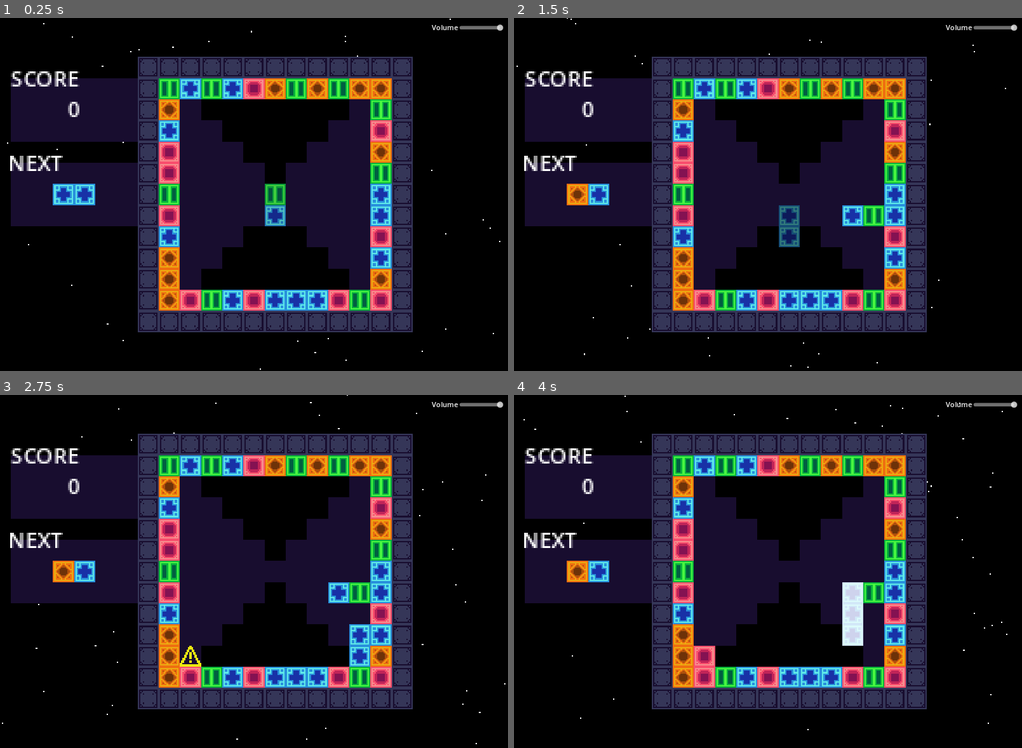
Above: before the commit, frames 1-4 (two rows, left to right).
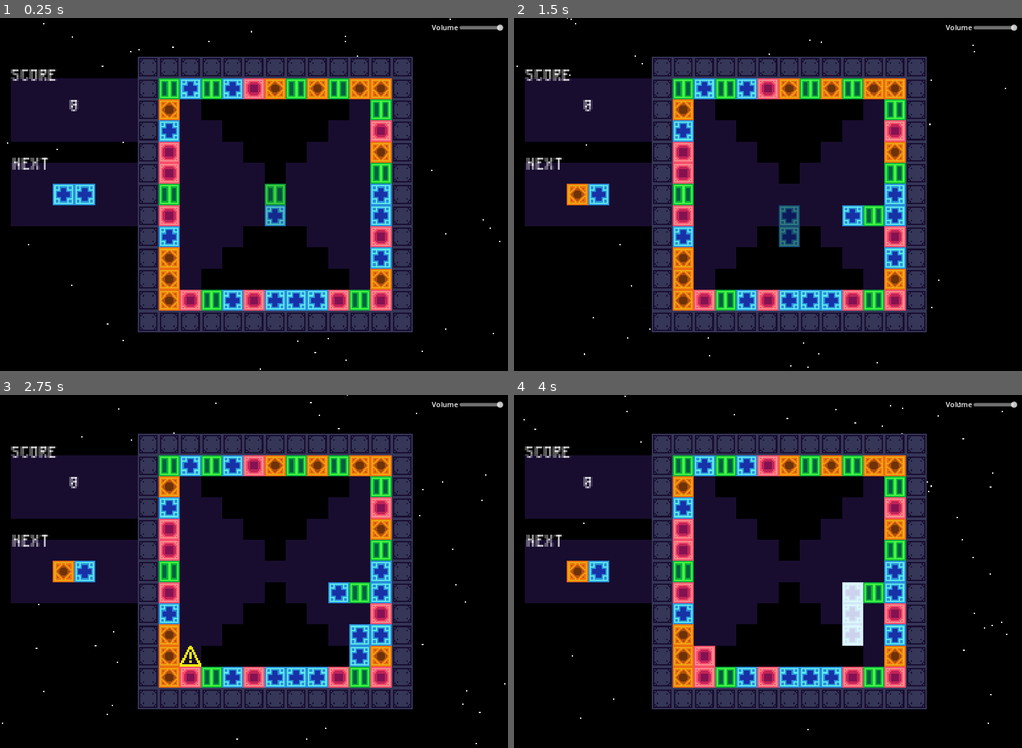
Above: after the commit, the same moments.

Repository: OwlyCode/LD54
Game: Godot game, scene res://game.tscn
Same seed, same stepped clock (60 frames per second), same inputs: the game is played once before the commit and once after it.
Inputs:
- Up to frame 1 (0.25 s): no input
- Up to frame 2 (1.5 s): hold Right (right) 0.53-1.28 s; tap Space (rotate) at 0.6 s; hold Down (down) from 1.28 s (still down); tap X (lock) at 1.35 s
- Up to frame 3 (2.75 s): tap Space (rotate) at 1.55, 2.1 s; release Down (down) at 2.03 s; hold Right (right) from 2.03 s (still down)
- Up to frame 4 (4 s): release Right (right) at 2.78 s; hold Up (up) 2.78-3.53 s; tap Space (rotate) at 2.85, 3.8 s; hold Left (left) from 3.53 s (still down); tap X (lock) at 3.6 s

The runs differ from the first frame. In frame 1, 0.8% of the frame differs, in the area x 2-16%, y 14-44%; in frame 2, 0.8%; in frame 3, 0.8%; in frame 4, 0.8%.

Commit message:
New font

Diff:
--- a/game.tscn
+++ b/game.tscn
@@ -17,6 +17,8 @@
 [ext_resource type="AudioStream" uid="uid://bldhvoeejlwee" path="res://Audio/match4.wav" id="9_l48qk"]
 [ext_resource type="AudioStream" uid="uid://e5c8sp633ux8" path="res://Audio/rotate.wav" id="10_ie3ax"]
 [ext_resource type="AudioStream" uid="uid://cccq4jkp6pfav" path="res://Audio/denied.wav" id="11_4yabd"]
+[ext_resource type="FontFile" uid="uid://bit7jqyq4jv4o" path="res://PixelOperator.ttf" id="15_xjiew"]
+[ext_resource type="FontFile" uid="uid://daeh0btch7i26" path="res://PixelOperator-Bold.ttf" id="17_paoa7"]
 
 [node name="game" type="Node2D"]
 texture_filter = 1
@@ -117,6 +119,7 @@
 offset_right = -56.0
 offset_bottom = 15.0
 size_flags_horizontal = 0
+theme_override_fonts/font = ExtResource("15_xjiew")
 text = "SCORE"
 
 [node name="Score" type="Label" parent="."]
@@ -125,16 +128,18 @@
 offset_right = -27.0
 offset_bottom = 38.0
 size_flags_horizontal = 0
+theme_override_fonts/font = ExtResource("15_xjiew")
 text = "0"
 horizontal_alignment = 1
 script = ExtResource("5_l5a5e")
 
 [node name="NextLabel" type="Label" parent="."]
-offset_left = -114.0
-offset_top = 53.0
-offset_right = -69.0
-offset_bottom = 79.0
+offset_left = -111.0
+offset_top = 56.0
+offset_right = -66.0
+offset_bottom = 82.0
 size_flags_horizontal = 0
+theme_override_fonts/font = ExtResource("15_xjiew")
 text = "NEXT"
 
 [node name="Combo" type="RichTextLabel" parent="."]
@@ -143,6 +148,8 @@
 offset_right = 242.0
 offset_bottom = 209.0
 rotation = -0.169297
+theme_override_fonts/normal_font = ExtResource("15_xjiew")
+theme_override_fonts/bold_font = ExtResource("17_paoa7")
 bbcode_enabled = true
 text = "[center][b][wave][rainbow]COMBO x333!!![/rainbow][/wave][/b][/center]"
 script = ExtResource("6_usjc0")
@@ -162,7 +169,8 @@
 offset_bottom = 140.0
 theme_override_colors/font_outline_color = Color(0, 0, 0, 1)
 theme_override_constants/outline_size = 2
-theme_override_font_sizes/normal_font_size = 30
+theme_override_fonts/normal_font = ExtResource("17_paoa7")
+theme_override_font_sizes/normal_font_size = 40
 bbcode_enabled = true
 text = "[center][wave][color=#da2424]GAME OVER[/color][/wave][/center]"
 
@@ -171,7 +179,7 @@
 offset_top = 97.0
 offset_right = 152.0
 offset_bottom = 127.0
-theme_override_font_sizes/font_size = 15
+theme_override_fonts/font = ExtResource("15_xjiew")
 text = "RESTART (SPACE)"
 script = ExtResource("8_shpyx")
 
--- a/project.godot
+++ b/project.godot
@@ -30,31 +30,43 @@
 up={
 "deadzone": 0.5,
 "events": [Object(InputEventKey,"resource_local_to_scene":false,"resource_name":"","device":-1,"window_id":0,"alt_press …(182 unchanged characters)…
+, Object(InputEventKey,"resource_local_to_scene":false,"resource_name":"","device":-1,"window_id":0,"alt_pressed":false,"shift_pressed":false,"ctrl_pressed":false,"meta_pressed":false,"pressed":false,"keycode":0,"physical_keycode":87,"key_label":0,"unicode":122,"echo":false,"script":null)
+, Object(InputEventJoypadMotion,"resource_local_to_scene":false,"resource_name":"","device":-1,"axis":1,"axis_value":-1.0,"script":null)
 ]
 }
 down={
 "deadzone": 0.5,
 "events": [Object(InputEventKey,"resource_local_to_scene":false,"resource_name":"","device":-1,"window_id":0,"alt_press …(182 unchanged characters)…
+, Object(InputEventKey,"resource_local_to_scene":false,"resource_name":"","device":-1,"window_id":0,"alt_pressed":false,"shift_pressed":false,"ctrl_pressed":false,"meta_pressed":false,"pressed":false,"keycode":0,"physical_keycode":83,"key_label":0,"unicode":115,"echo":false,"script":null)
+, Object(InputEventJoypadMotion,"resource_local_to_scene":false,"resource_name":"","device":-1,"axis":1,"axis_value":1.0,"script":null)
 ]
 }
 right={
 "deadzone": 0.5,
 "events": [Object(InputEventKey,"resource_local_to_scene":false,"resource_name":"","device":-1,"window_id":0,"alt_press …(182 unchanged characters)…
+, Object(InputEventKey,"resource_local_to_scene":false,"resource_name":"","device":-1,"window_id":0,"alt_pressed":false,"shift_pressed":false,"ctrl_pressed":false,"meta_pressed":false,"pressed":false,"keycode":0,"physical_keycode":68,"key_label":0,"unicode":100,"echo":false,"script":null)
+, Object(InputEventJoypadMotion,"resource_local_to_scene":false,"resource_name":"","device":-1,"axis":0,"axis_value":1.0,"script":null)
 ]
 }
 left={
 "deadzone": 0.5,
 "events": [Object(InputEventKey,"resource_local_to_scene":false,"resource_name":"","device":-1,"window_id":0,"alt_press …(182 unchanged characters)…
+, Object(InputEventKey,"resource_local_to_scene":false,"resource_name":"","device":-1,"window_id":0,"alt_pressed":false,"shift_pressed":false,"ctrl_pressed":false,"meta_pressed":false,"pressed":false,"keycode":0,"physical_keycode":65,"key_label":0,"unicode":113,"echo":false,"script":null)
+, Object(InputEventJoypadMotion,"resource_local_to_scene":false,"resource_name":"","device":-1,"axis":0,"axis_value":-1.0,"script":null)
 ]
 }
 rotate={
 "deadzone": 0.5,
 "events": [Object(InputEventKey,"resource_local_to_scene":false,"resource_name":"","device":-1,"window_id":0,"alt_pressed":false,"shift_pressed":false,"ctrl_pressed":false,"meta_pressed":false,"pressed":false,"keycode":0,"physical_keycode":32,"key_label":0,"unicode":32,"echo":false,"script":null)
+, Object(InputEventKey,"resource_local_to_scene":false,"resource_name":"","device":-1,"window_id":0,"alt_pressed":false,"shift_pressed":false,"ctrl_pressed":false,"meta_pressed":false,"pressed":false,"keycode":0,"physical_keycode":69,"key_label":0,"unicode":101,"echo":false,"script":null)
+, Object(InputEventJoypadButton,"resource_local_to_scene":false,"resource_name":"","device":-1,"button_index":2,"pressure":0.0,"pressed":true,"script":null)
 ]
 }
 lock={
 "deadzone": 0.5,
 "events": [Object(InputEventKey,"resource_local_to_scene":false,"resource_name":"","device":-1,"window_id":0,"alt_pressed":false,"shift_pressed":false,"ctrl_pressed":false,"meta_pressed":false,"pressed":false,"keycode":0,"physical_keycode":88,"key_label":0,"unicode":120,"echo":false,"script":null)
+, Object(InputEventKey,"resource_local_to_scene":false,"resource_name":"","device":-1,"window_id":0,"alt_pressed":false,"shift_pressed":false,"ctrl_pressed":false,"meta_pressed":false,"pressed":false,"keycode":0,"physical_keycode":81,"key_label":0,"unicode":97,"echo":false,"script":null)
+, Object(InputEventJoypadButton,"resource_local_to_scene":false,"resource_name":"","device":-1,"button_index":0,"pressure":0.0,"pressed":true,"script":null)
 ]
 }
 
Binary file added: PixelOperator-Bold.ttf
Not shown, added: PixelOperator-Bold.ttf.import
Binary file added: PixelOperator.ttf
Not shown, added: PixelOperator.ttf.import
Not shown: 1 places in game.tscn that only renumber resources
Not shown, changed: TODO
